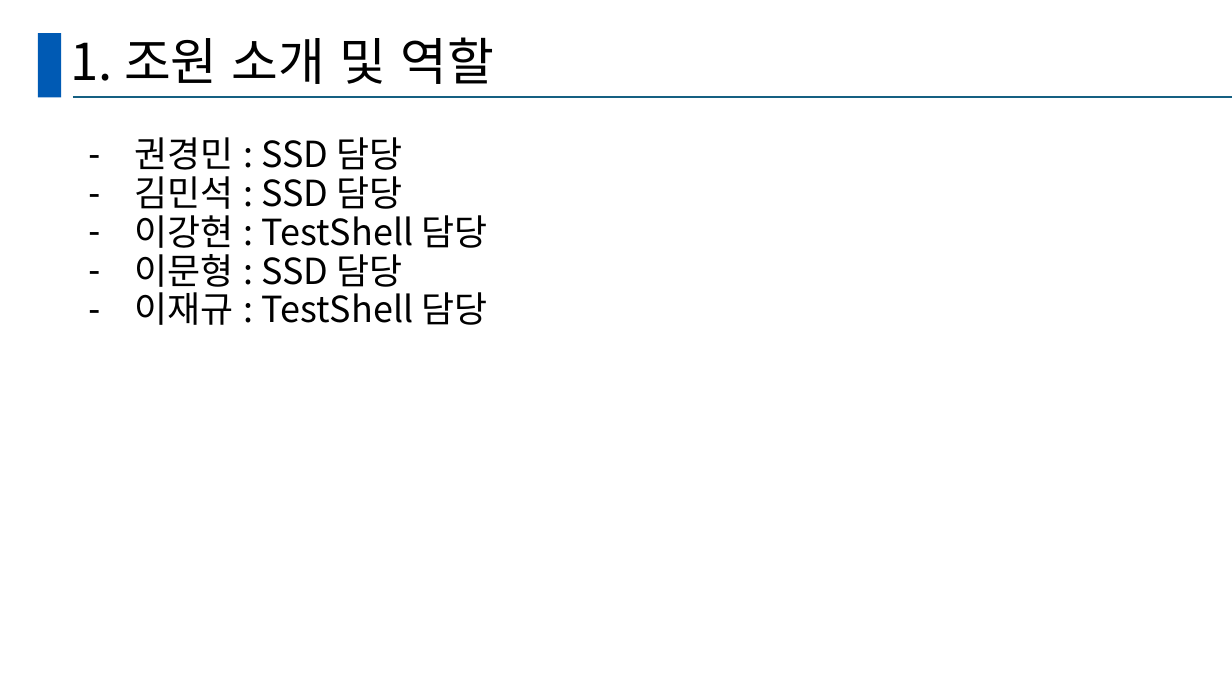
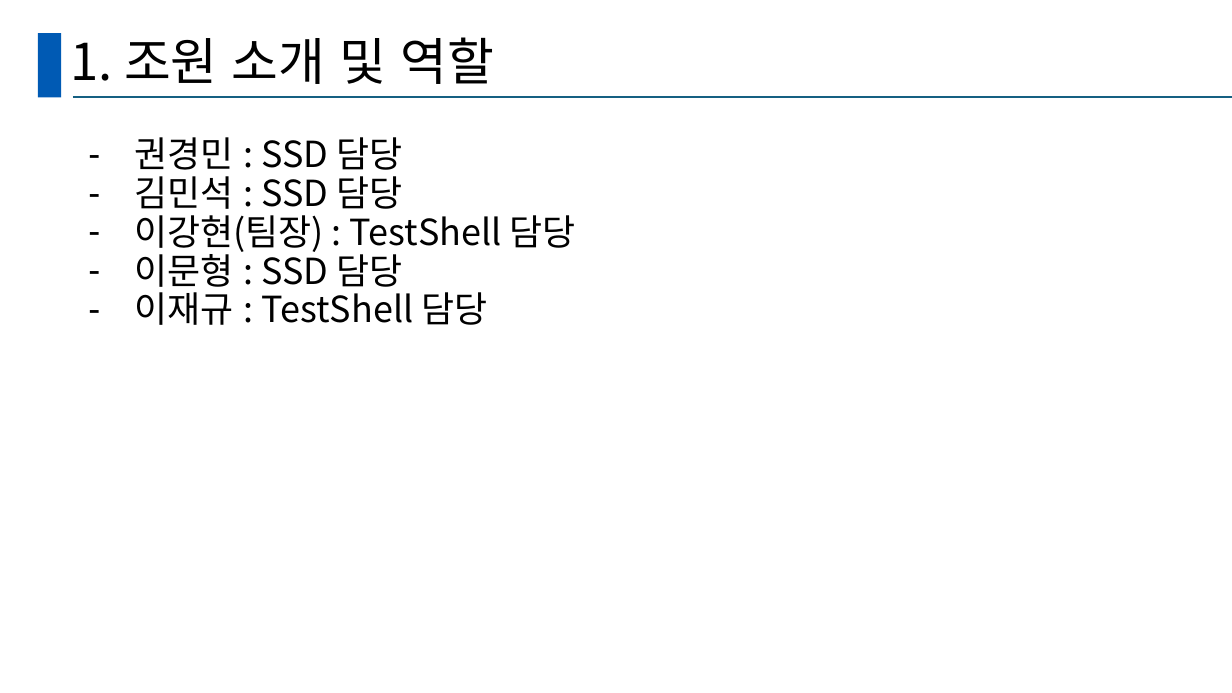
Before and after one commit to GanghyunLee/deep-dive-ssd, a slide deck: slide 3 of D조_DeepDive.pptx. Drawn at 1232x693 pixels with LibreOffice and Linux fonts; fonts in the diff are those of the drawing. Boxes give left, top, right and bottom in pixels: in the first picture for what was removed or moved away, otherwise in the second. Text is boxed around its words. In the diff, an @@ line names an element or a change of style, - is before the commit and + after.

```diff
--- a/D조_DeepDive.pptx
+++ b/D조_DeepDive.pptx
@@ text at (x1=135, y1=215, x2=576, y2=255): text changed @@
-– 이강현 : TestShell 담당
+– 이강현(팀장) : TestShell 담당
```
Also in this commit, not shown: 7 other slides changed, 38 slides added.
